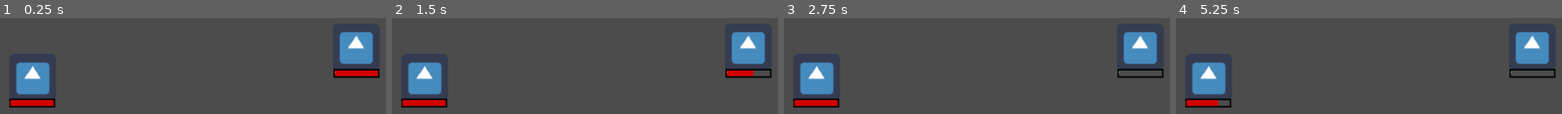
Above: before the commit, frames 1-4 (left to right).
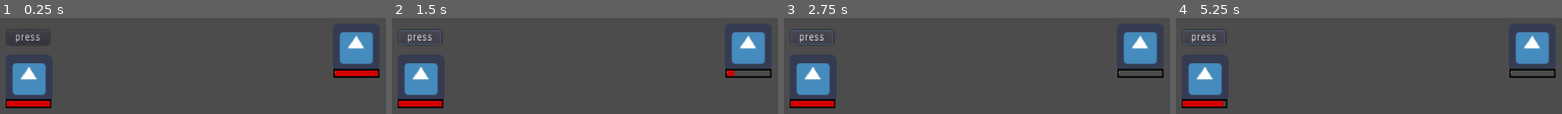
Above: after the commit, the same moments.

Repository: h19mili/TBRPG
Game: Godot game, scene res://test.tscn
Two runs of this game, one before a commit and one after it. Both use one fixed random seed, a clock stepped at 60 frames per second and the inputs below. The engine's default icon, where the game draws it, is replaced by a stand-in: a white triangle on a blue panel in a dark square.
Inputs (mouse positions are in pixels of both pictures, inside the frame that each line leads up to):
- Up to frame 1 (0.25 s): no input
- Up to frame 2 (1.5 s): click (419, 37) at 0.5 s, where only the run after the commit has a clickable "press"; tap Enter (ui_accept) at 1.25 s; hold Right (ui_right) from 1.28 s (still down); tap Q (Attack) at 1.35 s
- Up to frame 3 (2.75 s): tap Enter (ui_accept) at 1.52, 2, 2.27 s; release Right (ui_right) at 2.03 s; tap Q (Attack) at 2.1 s
- Up to frame 4 (5.25 s): tap Enter (ui_accept) at 2.75, 3.5, 3.77, 4.25, 4.52, 5 s; hold Right (ui_right) 2.78-3.53 s; tap E (Mattack) at 2.85, 5.1 s; tap Q (Attack) at 3.05, 3.6, 4.35 s; hold Up (ui_up) 3.53-4.28 s

The runs differ from the first frame. In frame 1, 2.3% of the frame differs, in the area x 1-15%, y 16-95%; in frame 2, 2.7%, in the area x 1-94%, y 12-95%; in frame 3, 2.4%; in frame 4, 2.5%.

Commit message:
8th push

Diff:
--- a/A-Action.gd
+++ b/A-Action.gd
@@ -11,7 +11,7 @@
 	pass
 
 func Attack_action():
-	if Input.is_action_just_pressed("Attack"):
+	if Input.is_action_just_pressed("Attack"):# = Q
 		get_node("/root/Node2D/TurnQ/Combatant").emit_signal("Dmg")
 		get_node("/root/Node2D/TurnQ/Combatant").emit_signal("completed")
 		print("attack")
--- /dev/null
+++ b/Attack_Butten.gd
@@ -0,0 +1,15 @@
+extends Button
+
+# Declare member variables here. Examples:
+# var a = 2
+# var b = "text"
+
+func _ready():
+	pass # Replace with function body.
+
+func _process(delta):
+	pass
+
+func _pressed():
+	get_node("/root/Node2D/TurnQ/Combatant").emit_signal("Dmg")
+	get_node("/root/Node2D/TurnQ/Combatant").emit_signal("completed")
--- a/Combatant.tscn
+++ b/Combatant.tscn
@@ -1,10 +1,11 @@
-[gd_scene load_steps=8 format=2]
+[gd_scene load_steps=9 format=2]
 
 [ext_resource path="res://Combatant.gd" type="Script" id=1]
 [ext_resource path="res://icon.png" type="Texture" id=2]
 [ext_resource path="res://bar(2).png" type="Texture" id=3]
 [ext_resource path="res://bar(1).png" type="Texture" id=4]
 [ext_resource path="res://A-Action.gd" type="Script" id=5]
+[ext_resource path="res://Attack_Butten.gd" type="Script" id=6]
 
 [sub_resource type="RectangleShape2D" id=1]
 extents = Vector2( 31.5209, 28.607 )
@@ -13,15 +14,15 @@
 animations = [  ]
 
 [node name="Combatant" type="Node2D"]
-position = Vector2( 256.712, 287.255 )
+position = Vector2( 251.568, 288.112 )
 script = ExtResource( 1 )
-__meta__ = {
-"_edit_group_": true
-}
 Max_HP = 10
 STR = 2
 
 [node name="KinematicBody2D" type="KinematicBody2D" parent="."]
+__meta__ = {
+"_edit_group_": true
+}
 
 [node name="Sprite" type="Sprite" parent="KinematicBody2D"]
 texture = ExtResource( 2 )
@@ -44,3 +45,11 @@
 
 [node name="A-Action" type="Node2D" parent="."]
 script = ExtResource( 5 )
+
+[node name="Attack_Butten" type="Button" parent="."]
+margin_left = -29.7148
+margin_top = -65.1426
+margin_right = 28.2852
+margin_bottom = -45.1426
+text = "press"
+script = ExtResource( 6 )
--- a/M-Action.gd
+++ b/M-Action.gd
@@ -1,4 +1,9 @@
 extends Node
+
+var old_value
+var new_value
+var timer = 0.0
+const sec = 1.0
 
 signal Mdmg
 signal completed
@@ -7,7 +12,14 @@
 	pass
 
 func _process(delta):
-	MAttack_action()
+	timer += delta
+	if timer >= 1.0:
+		timer = 0.0
+		old_value = timer + 1.0
+		new_value  =  old_value + 1
+		#self.set_value(self.get_value() - 1)
+		MAttack_action()
+		print(new_value)
 	pass
 
 func MAttack_action():
--- a/Monster.tscn
+++ b/Monster.tscn
@@ -39,3 +39,6 @@
 
 [node name="M-Action" type="Node" parent="."]
 script = ExtResource( 5 )
+
+[node name="Timer" type="Timer" parent="M-Action"]
+autostart = true
